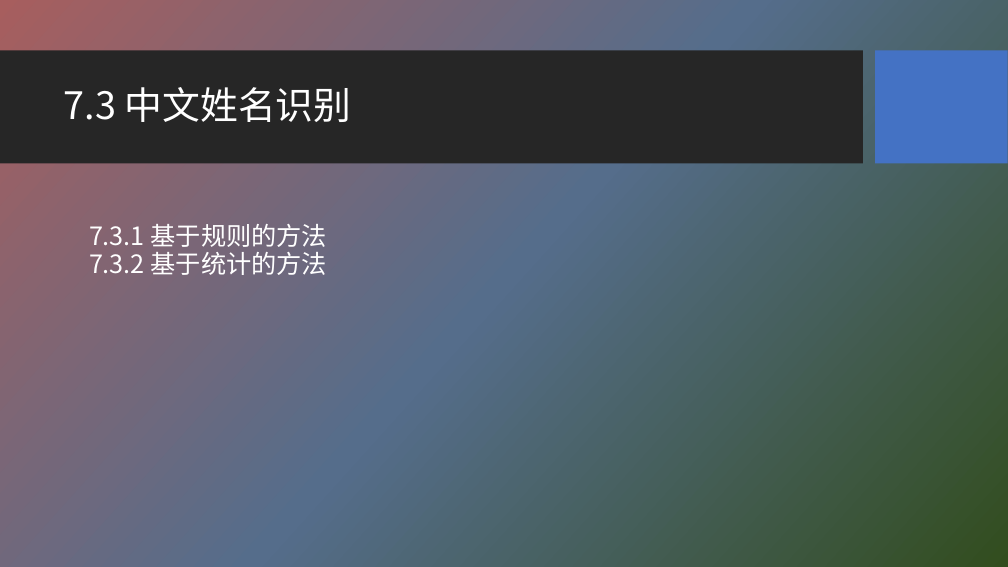
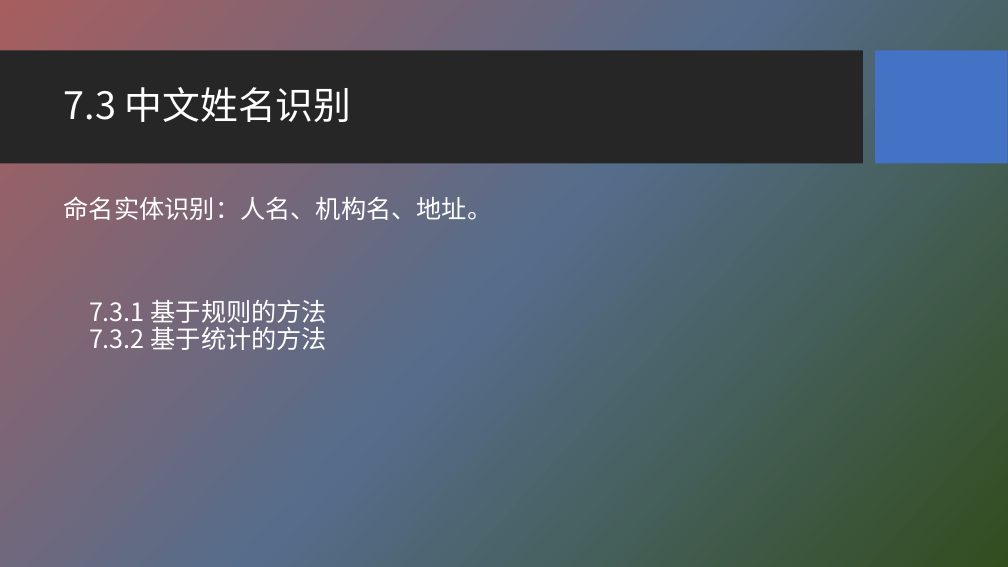
Before and after one commit to HBU/NLP_PPT, a slide deck: slide 5 of PPT-2020/ch07 词法分析.pptx. Drawn at 1008x567 pixels with LibreOffice and Linux fonts; fonts in the diff are those of the drawing; background and template pictures are left out. Boxes give left, top, right and bottom in pixels: in the first picture for what was removed or moved away, otherwise in the second. Text is boxed around its words. In the diff, an @@ line names an element or a change of style, - is before the commit and + after.

Commit message:
update slides

```diff
--- a/PPT-2020/ch07 词法分析.pptx
+++ b/PPT-2020/ch07 词法分析.pptx
@@ text at (64,197,492,220): paragraph added @@
+命名实体识别：人名、机构名、地址。
```
Also in this commit, not shown: 1 other file.
